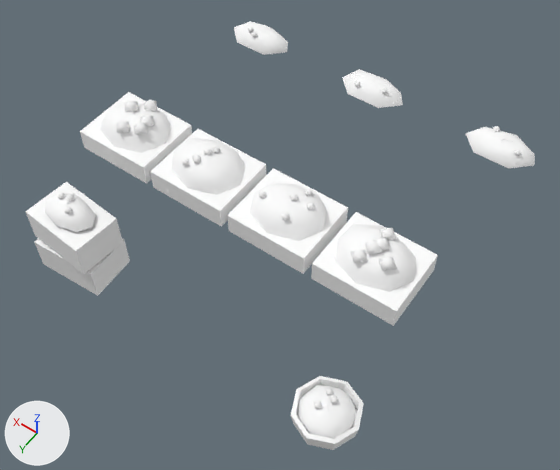
Renders of the glTF model games/yorimichi/assets/belmonte/meshes/SM_BM_BP_StallGoods_D.glb from each side of a commit.
Camera for both pictures: a 50 mm lens placed at (-2.13, 3.31, 4.88), pointed at (-0.11, 0.48, 0.43). Every picture has the same lights, and +X, +Y and +Z are marked at lower left. The older version comes first. Vertices at exactly the same position are counted once.

Objects in the first picture: 'SM_BM_BP_StallGoods_D'.
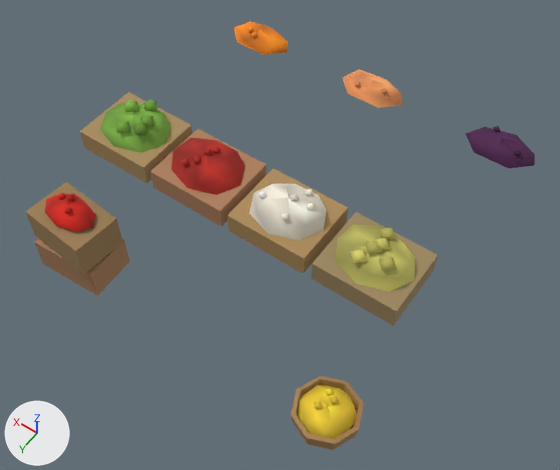
Pixel boxes [x1, y1, x2, y2] of what changed, in the pictures (560 x 470 px):
part 1 of me_sm_bp_stallgoods_d, recoloured
    both: [45, 26, 535, 232]
part 2 of me_sm_bp_stallgoods_d, recoloured (darker)
    both: [249, 184, 416, 439]
part 3 of me_sm_bp_stallgoods_d, recoloured (white to brown)
    both: [25, 92, 438, 450]
part 4 of me_sm_bp_stallgoods_d, recoloured
    both: [58, 21, 401, 435]
part 5 of me_sm_bp_stallgoods_d, recoloured
    both: [100, 99, 520, 153]

The change, as a list of edits to the scene's bpy script:
```text
Change me_sm_bp_stallgoods_d:
    where me_sm_bp_stallgoods_d.from_pydata(...)  # 540 vertices, 770 faces; spans x -1.38..1.44, y -1.06..1.59, z 0.0..1.27
    used by ob_sm_bm_bp_stallgoods_d; location = (0.0, 0.0, 0.0)
    me_sm_bp_stallgoods_d part 1: 205 faces centred in x -1.33..1.34, y -1.06..1.43, z 0.62..1.22 are repainted in the vertex colours; the middle colour goes from white #ffffff to red #b4221d
    me_sm_bp_stallgoods_d part 2: 202 faces centred in x -1.27..0.0, y -0.94..1.52, z 0.22..1.22 are repainted in the vertex colours; the middle colour goes from white #ffffff to yellow #dec763
    me_sm_bp_stallgoods_d part 3: 143 faces centred in x -1.31..1.43, y -0.9..1.56, z 0.04..1.18 are repainted in the vertex colours; the middle colour goes from white #ffffff to brown #a88252
    me_sm_bp_stallgoods_d part 4: 125 faces centred in x -1.21..1.33, y -1.05..1.46, z 0.28..1.19 are repainted in the vertex colours; the middle colour goes from white #ffffff to orange #f7924a
    me_sm_bp_stallgoods_d part 5: 95 faces centred in x -1.24..1.2, y -0.98..0.89, z 0.83..1.22 are repainted in the vertex colours; the middle colour goes from white #ffffff to green #76a740
```
